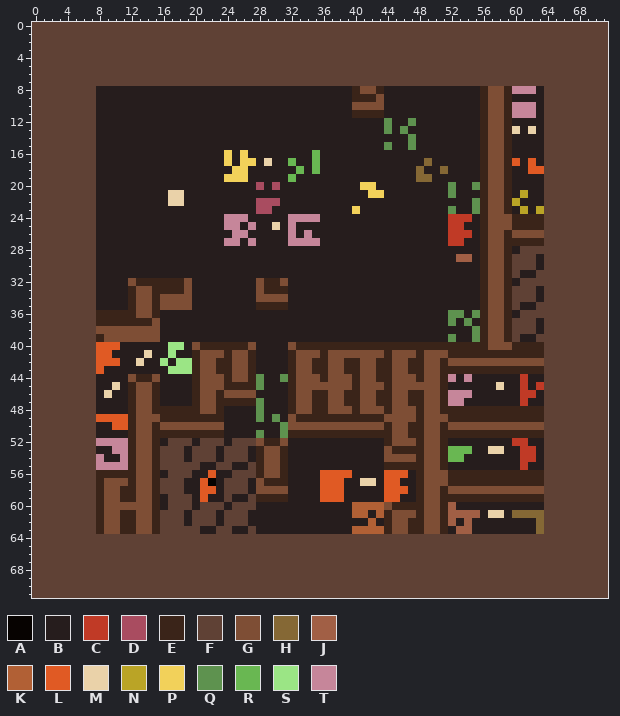
Two states of a sprite sheet, 023level.png. The picture above was drawn from the file before the commit.
The file is 72x72 pixels.
Palette (. is transparent): A #070301  B #261d1d  C #c03a26  D #a94c60  E #3a2419  F #5f4135  G #7e4e35  H #856835  J #a15f45  K #b16035  L #e05a24  M #ead2a9  N #baa426  P #f2d15a  Q #5e924f  R #69b752  S #9be585  T #c6869a
Pixels before (only the part around the change), first column x 12:
10 BBBBBBBBBBBBBBBBBBBBBB
11 BBBBBBBBBBBBBBBBBBBBBB
12 BBBBBBBBBBBBBBBBBBBBBB
13 BBBBBBBBBBBBBBBBBBBBBB
14 BBBBBBBBBBBBBBBBBBBBBB
15 BBBBBBBBBBBBBBBBBBBBBB
16 BBBBBBBBBBBBPBPBBBBBBB
17 BBBBBBBBBBBBPBPPBMBBRB
18 BBBBBBBBBBBBBPPBBBBBBR
19 BBBBBBBBBBBBPPPBBBBBRB
20 BBBBBBBBBBBBBBBBDBDBBB
21 BBBBBMMBBBBBBBBBBBBBBB
22 BBBBBMMBBBBBBBBBDDDBBB
23 BBBBBBBBBBBBBBBBDDBBBB
24 BBBBBBBBBBBBTTTBBBBBTT
25 BBBBBBBBBBBBTTBTBBMBTB
26 BBBBBBBBBBBBBTTBBBBBTB
27 BBBBBBBBBBBBTTBTBBBBTT
28 BBBBBBBBBBBBBBBBBBBBBB
29 BBBBBBBBBBBBBBBBBBBBBB
30 BBBBBBBBBBBBBBBBBBBBBB
31 BBBBBBBBBBBBBBBBBBBBBB
32 GEEEEEEGBBBBBBBBGEEGBB
33 EGGEEEEGBBBBBBBBGEEEBB
34 EGGEGGGGBBBBBBBBGGGGBB
35 EGGEGGGGBBBBBBBBEEEEBB
36 EGGEBBBBBBBBBBBBBBBBBB
37 EEEGBBBBBBBBBBBBBBBBBB
38 GGGGBBBBBBBBBBBBBBBBBB
39 GGGGBBBBBBBBBBBBBBBBBB
After:
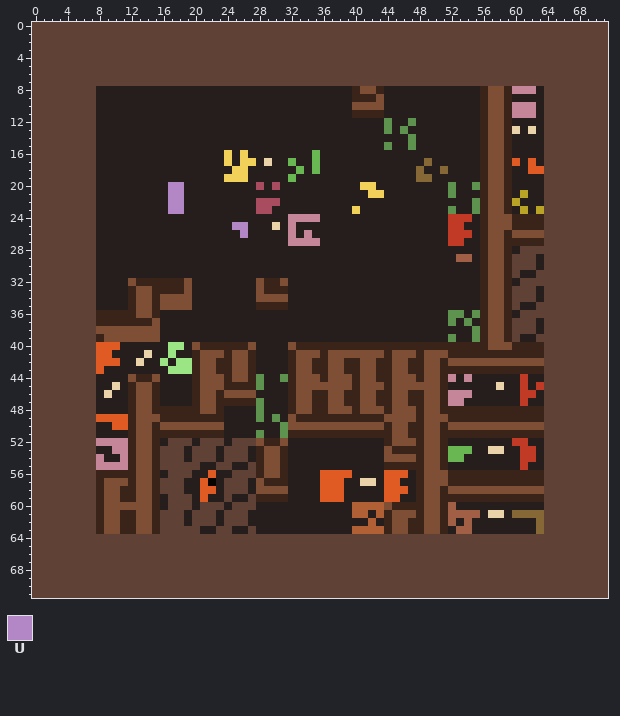
Colours new in this view: U #b386c6
Edits made:
y 20: x 17..18 BB -> UU
y 21..22: x 17..18 MM -> UU
y 23: x 17..18 BB -> UU
y 24: x 24..26 TTT -> BBB
y 25: x 24..27 TTBT -> BUUB
y 26: x 25..26 TT -> BU
y 27: x 24..25 TT -> BB; x 27 T -> B
